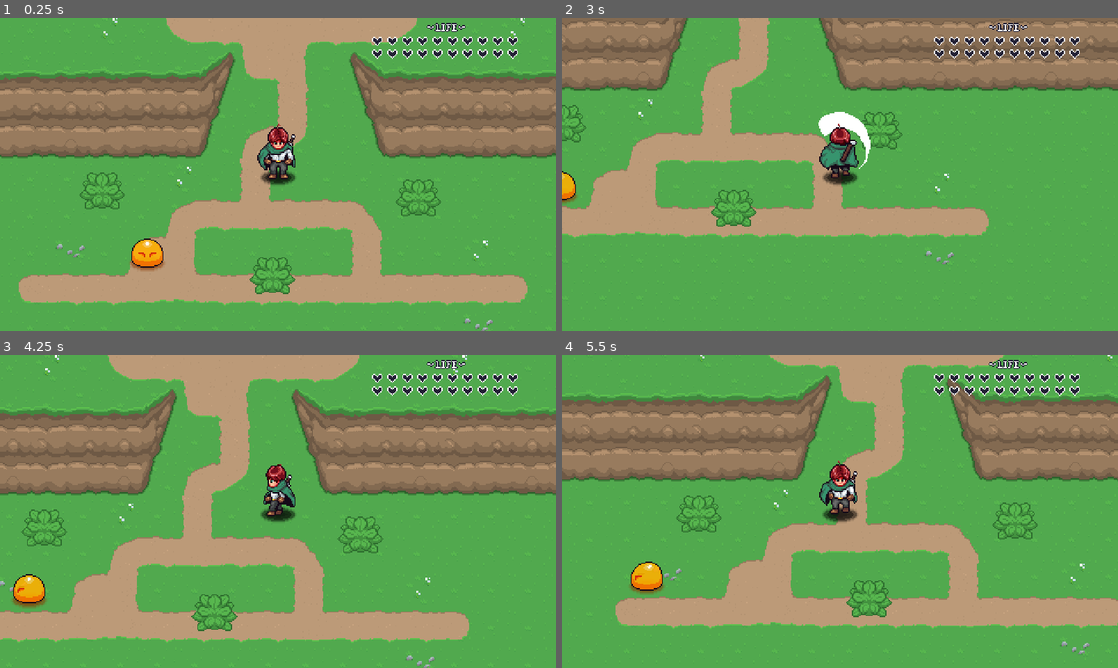
Above: before the commit, frames 1-4 (two rows, left to right).
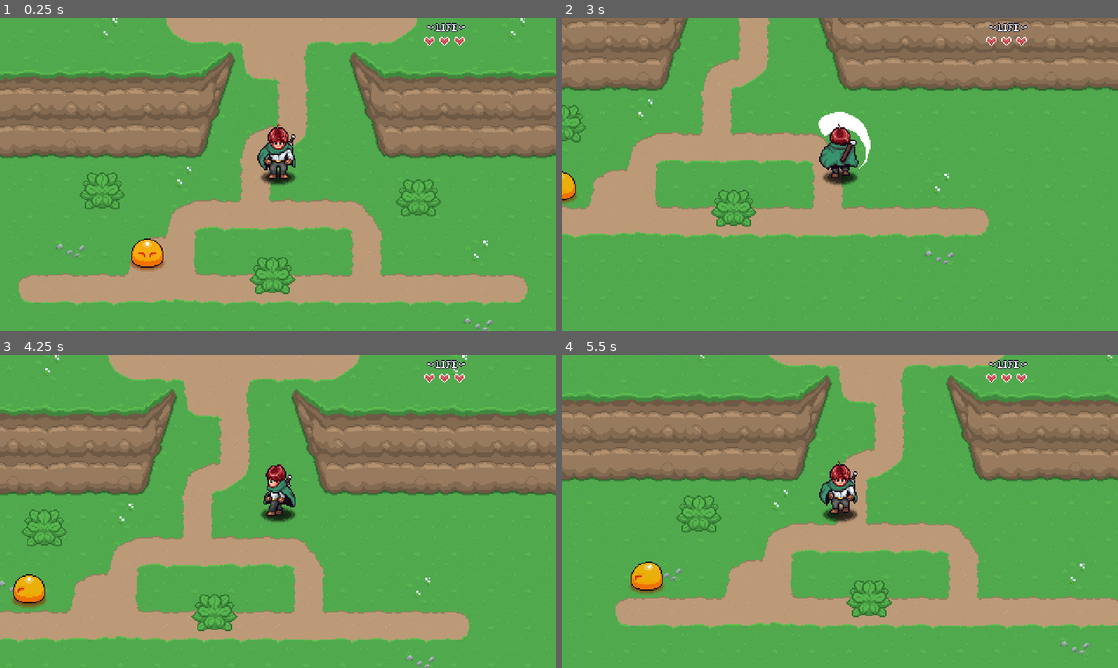
Above: after the commit, the same moments.

Repository: MihailJordanov/AdventutoramaRPG
Game: Godot game, scene res://playground.tscn
The game is run twice, just before and just after one commit, with the same random seed, the same clock (stepped at 60 frames per second) and the same inputs.
Inputs:
- Up to frame 1 (0.25 s): no input
- Up to frame 2 (3 s): hold D (right) 0.53-1.28 s; hold Z (attack) 0.53-1.28 s; hold S (down) 1.28-2.03 s; tap Z (attack) at 1.35, 2.85 s; hold D (right) 2.03-2.78 s; hold Z (attack) 2.03-2.78 s; hold W (up) from 2.78 s (still down)
- Up to frame 3 (4.25 s): release W (up) at 3.53 s; hold A (left) from 3.53 s (still down); hold Z (attack) from 3.53 s (still down)
- Up to frame 4 (5.5 s): release Z (attack) at 4.28 s; tap Z (attack) at 4.35 s; release A (left) at 5.03 s; hold S (down) from 5.03 s (still down); hold Z (attack) from 5.03 s (still down)

The runs differ from the first frame. In frame 1, 0.8% of the frame differs, in the area x 66-94%, y 6-14%; in frame 2, 0.9%; in frame 3, 0.9%; in frame 4, 0.9%, in the area x 66-94%, y 6-59%.

Commit message:
Player HUD

Diff:
--- /dev/null
+++ b/GUI/Player_hud/heart_gui.gd
@@ -0,0 +1,12 @@
+class_name HeartGUI extends Control
+
+@onready var sprite: Sprite2D = $Sprite2D
+
+var value : int = 2 :
+	set( _value ):
+		value = _value
+		update_sprite()
+
+
+func update_sprite() -> void:
+	sprite.frame = value
--- a/GUI/Player_hud/heart_gui.tscn
+++ b/GUI/Player_hud/heart_gui.tscn
@@ -1,11 +1,13 @@
-[gd_scene load_steps=2 format=3 uid="uid://bejc3ntfbp8kg"]
+[gd_scene load_steps=3 format=3 uid="uid://bejc3ntfbp8kg"]
 
+[ext_resource type="Script" uid="uid://cbxt4ppnmt0af" path="res://GUI/Player_hud/heart_gui.gd" id="1_ndqfx"]
 [ext_resource type="Texture2D" uid="uid://dmqsqmmy6vv0n" path="res://GUI/Player_hud/gui-health.png" id="1_y1cka"]
 
 [node name="Heart" type="Control"]
 custom_minimum_size = Vector2(9, 9)
 layout_mode = 3
 anchors_preset = 0
+script = ExtResource("1_ndqfx")
 
 [node name="Sprite2D" type="Sprite2D" parent="."]
 position = Vector2(0, -1)
--- a/GUI/Player_hud/player_hud.gd
+++ b/GUI/Player_hud/player_hud.gd
@@ -1,6 +1,37 @@
 extends CanvasLayer
+
+var hearts : Array[ HeartGUI ] = []
 
 
 
 func _ready() -> void:
+
+	for child in $Control/HFlowContainer.get_children():
+		if child is HeartGUI:
+			hearts.append( child )
+			child.visible = false
+
 	pass
+
+
+func update_hp( _hp : int, _max_hp : int ) -> void:
+	update_max_hp( _max_hp )
+	for i in _max_hp:
+		update_heart(i, _hp)
+		pass
+	pass
+
+func update_heart( _index : int, _hp : int ) -> void:
+	var _value : int = clampi( _hp - _index * 2, 0, 2 )
+	hearts[ _index ].value = _value
+	pass
+
+
+func update_max_hp( _max_hp : int ) -> void:
+	var _heart_count : int = roundi( _max_hp * 0.5 )
+	for i in hearts.size():
+		if i < _heart_count:
+			hearts[i].visible = true
+		else:
+			hearts[i].visible = false
+	pass
--- a/Player/Scripts/player.gd
+++ b/Player/Scripts/player.gd
@@ -81,6 +81,7 @@
 
 func update_hp( delta : int ) -> void:
 	hp = clampi( hp + delta, 0, max_hp)
+	PlayerHud.update_hp( hp, max_hp )
 	pass
 
 
--- a/Porps/Plants/plant.gd
+++ b/Porps/Plants/plant.gd
@@ -5,6 +5,6 @@
 	pass
 
 
-func TakeDamage( _damage : int ):
+func TakeDamage( hurt_box : HurtBox ):
 	queue_free()
 	pass
Not shown, added: GUI/Player_hud/heart_gui.gd.uid
